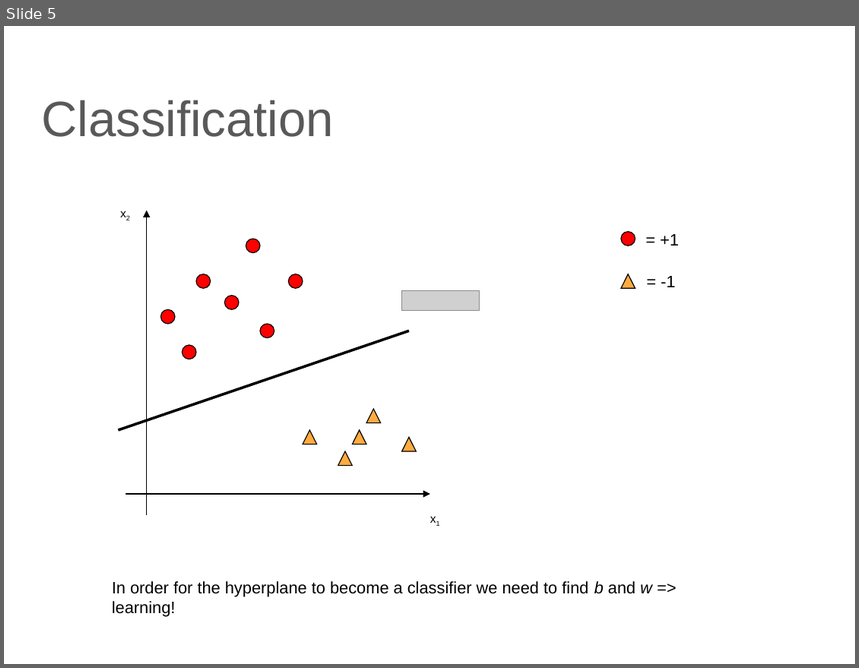
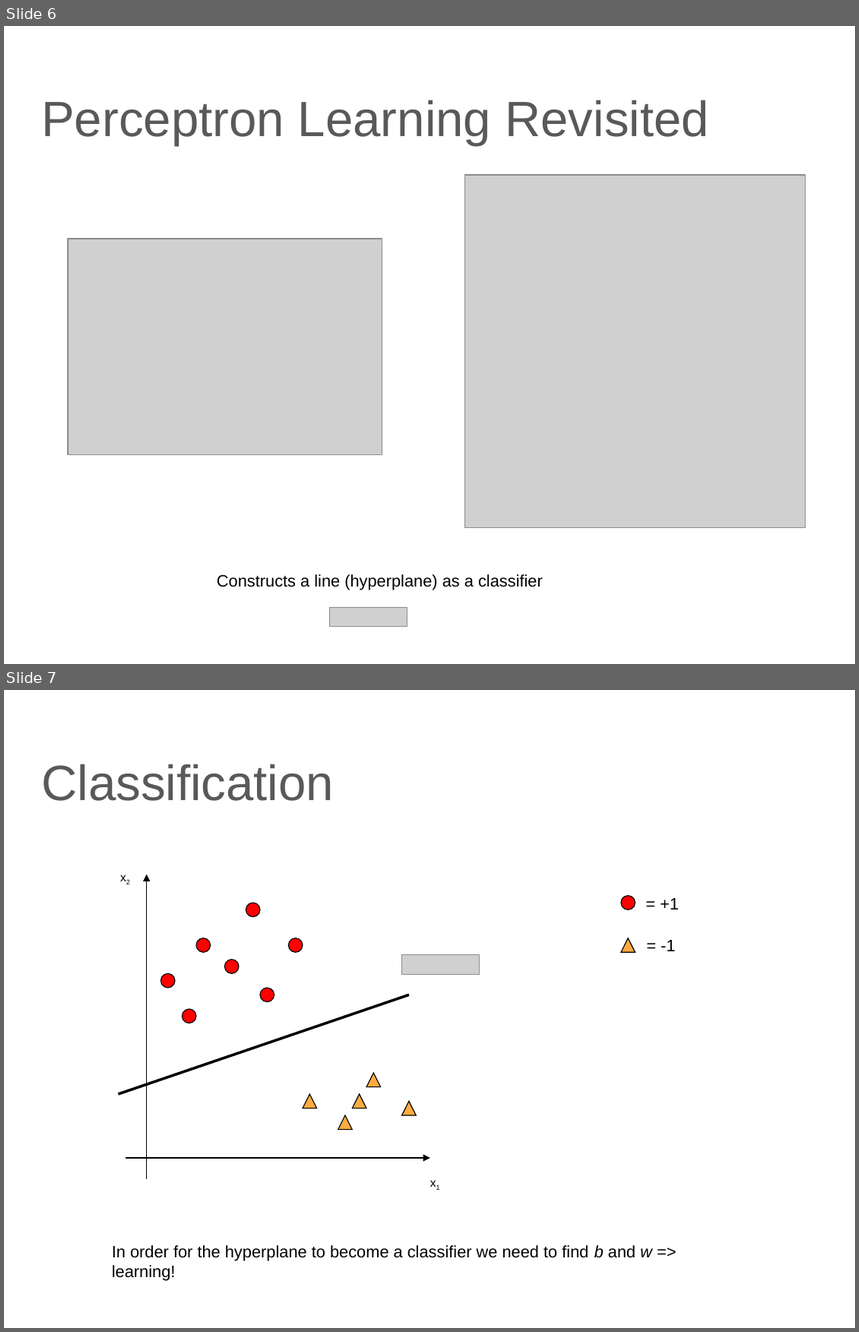
Before and after one commit to lutzhamel/CSC310, a slide deck: 14-ANN.pptx. Shown one above the other, each under a label of ours: slide 5 before the commit, slides 6 and 7 after it. The pictures are 859x668 and 859x1332 pixels, drawn with LibreOffice and Linux fonts; fonts in the diff are those of the drawing; grey boxes stand for pictures. Boxes give left, top, right and bottom in pixels: in the first picture for what was removed or moved away, otherwise in the second. Text is boxed around its words. In the diff, an @@ line names an element or a change of style, - is before the commit and + after.

```diff
--- a/14-ANN.pptx
+++ b/14-ANN.pptx
@@ slide 6 added at <box>4,26,855,664</box>, background #FFFFFF @@
@@ title added at <box>41,100,709,145</box>, 42 pt, text #595959 @@
+Perceptron Learning Revisited
@@ picture added at <box>465,175,806,528</box> @@
@@ picture added at <box>68,239,382,455</box> @@
@@ text added at <box>217,575,543,591</box>, 14 pt, text #000000 @@
+Constructs a line (hyperplane) as a classifier
@@ picture added at <box>330,607,408,627</box> @@
@@ what was slide 5 is now slide 7 @@
```
Also in this commit, not shown: 16 other slides added, 3 slides removed, 5 other files.
